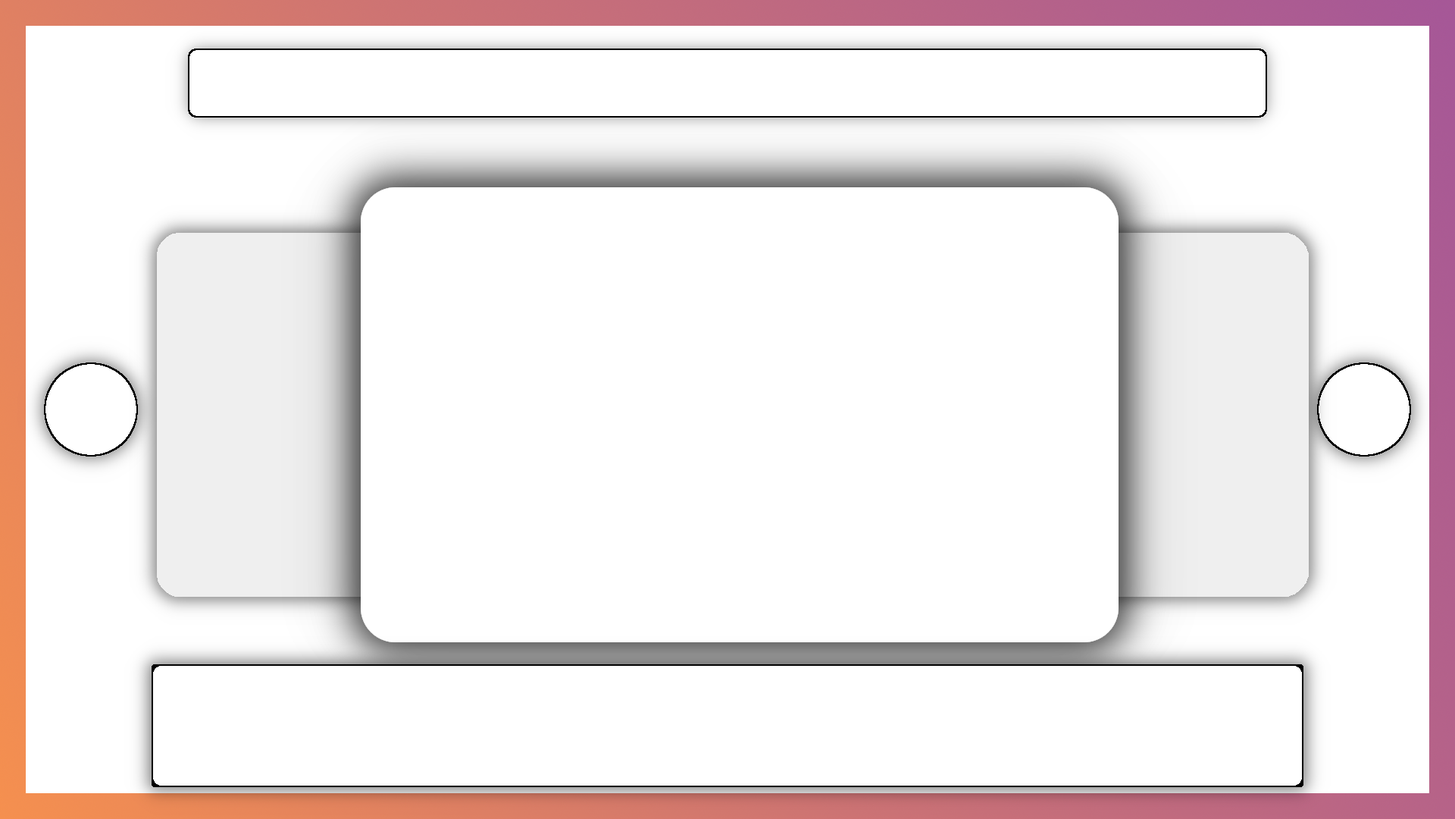
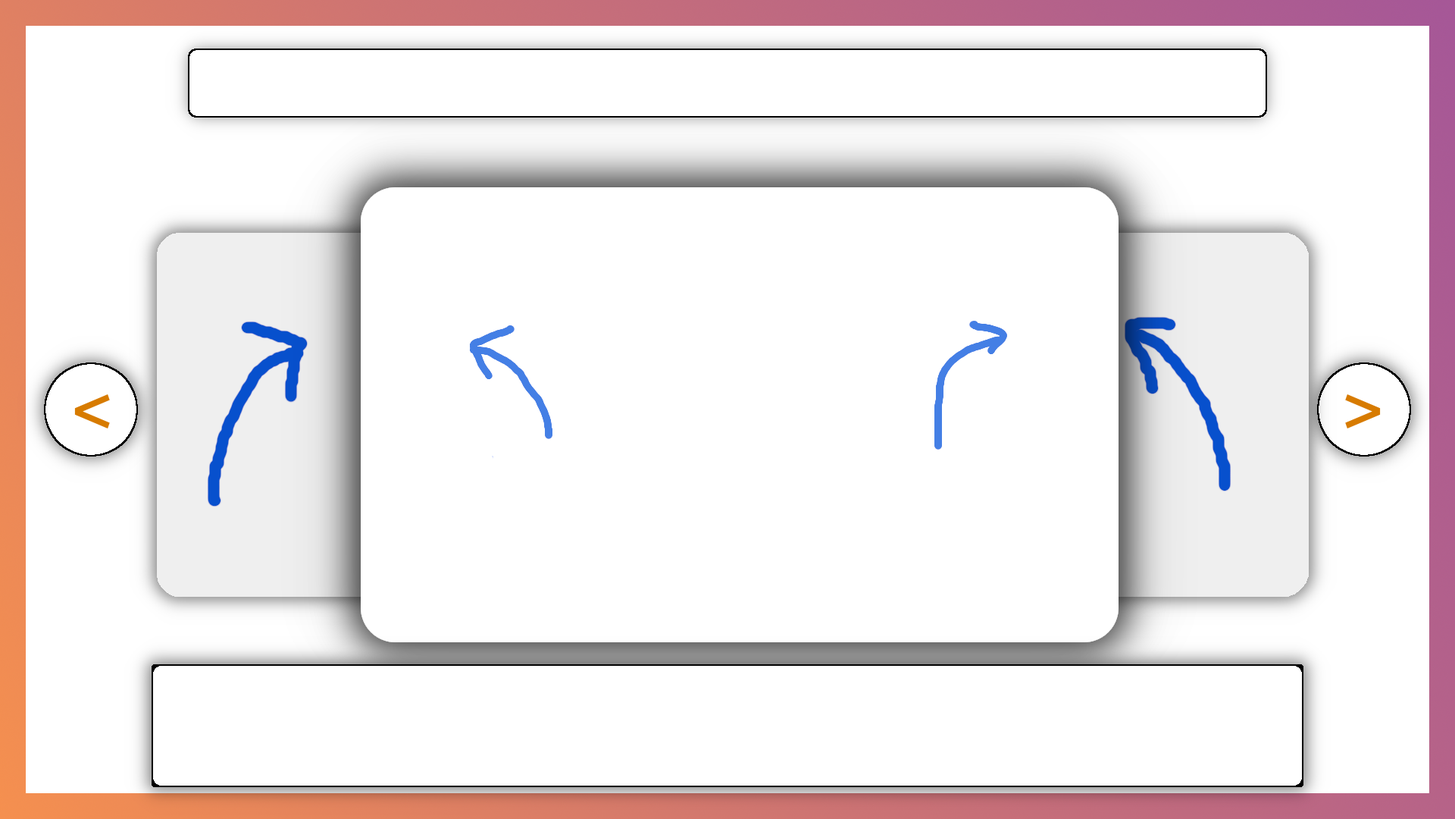
Layers edited between the first and the second w=1455, h=819 image:
painted on "page-central" over (469, 320, 1008, 459)
painted on "page-left" over (206, 320, 309, 508)
painted on "page-right" over (1124, 316, 1232, 492)
added layer "<" in group "page-change-btns" over (74, 394, 110, 429)
added layer ">" in group "page-change-btns" over (1345, 394, 1382, 429)
